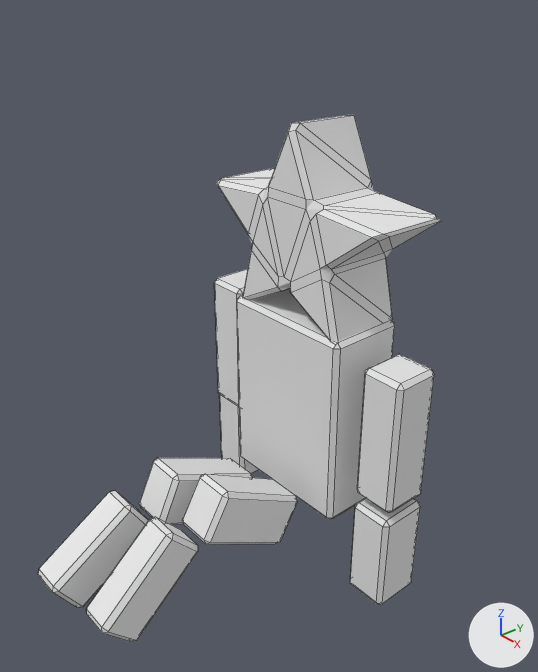
The Blender file starman/starman/res/model/hoshiman/hoshiman.blend, before and after one commit.
One viewpoint serves both versions: a 50 mm camera at (1.061, -0.987, 1.104) aimed at (0.036, -0.11, 0.424). Arrows for +X, +Y and +Z are at lower right; the lights stay in place. Both versions are drawn at frame 460 of the action 'Cube.003Action'; the numbers are the values there. Mesh edges are drawn as thin lines.
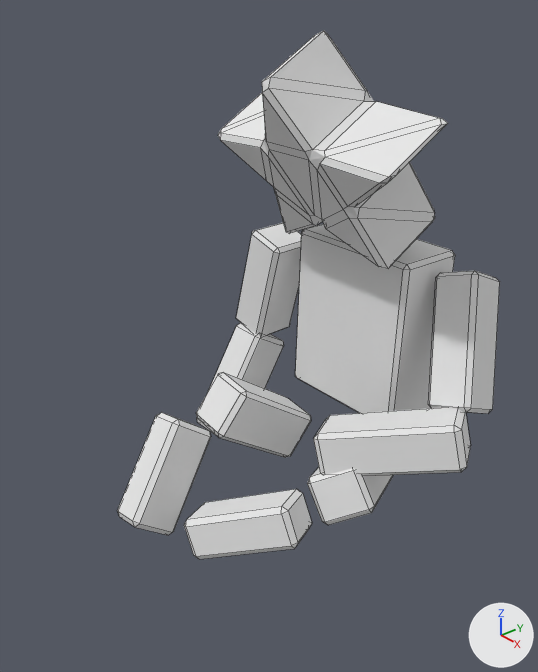
Patch to the scene script:
```diff
--- a/starman/starman/res/model/hoshiman/hoshiman.blend.py
+++ b/starman/starman/res/model/hoshiman/hoshiman.blend.py
@@ me_cube_007 @@
 me_cube_007.from_pydata(...)  # 24 vertices, 26 faces; spans x -0.042..0.037, y -0.061..0.044, z -0.1..0.123
 # used by ob_cube_005; location = (0.07, -0.465, 0.002); rotation_euler = (-0.855, 0.0, 0.0), in degrees (-49, 0, 0)
+# me_cube_007 part 1: the whole mesh is scaled about its middle by (1.12, 1, 1.08), then moved by (0.021, 0.0, 0.0)
 me_cube_007.materials.append(mat_material)
@@ me_cube_002 @@
 me_cube_002.from_pydata(...)  # 24 vertices, 26 faces; spans x -0.051..0.054, y -0.061..0.056, z -0.159..0.168
+# me_cube_002 part 2: the whole mesh is scaled about its middle by (1, 1, 0.847), then moved by (0.0, 0.0, 0.04)
 me_cube_002.materials.append(mat_material)
@@ me_cube_001 @@
 me_cube_001.from_pydata(...)  # 24 vertices, 26 faces; spans x -0.164..0.164, y -0.091..0.091, z -0.176..0.269
 # used by ob_cube; location = (0.0, 0.049, 0.159); rotation_euler = (0.0, -0.00684, 0.0), in degrees (0, -0.4, 0)
+# me_cube_001 part 3: the whole mesh is scaled about its middle by (1, 0.937, 0.895)
 me_cube_001.materials.append(mat_material)
@@ me_cube_005 @@
 me_cube_005.from_pydata(...)  # 24 vertices, 26 faces; spans x -0.043..0.055, y -0.08..0.039, z -0.097..0.142
+# me_cube_005 part 4: the whole mesh is scaled about its middle by (1, 1, 1.25), then moved by (-0.021, 0.0, 0.021)
 me_cube_005.materials.append(mat_material)
@@ me_cube_006 @@
 me_cube_006.from_pydata(...)  # 24 vertices, 26 faces; spans x -0.05..0.05, y -0.044..0.065, z -0.125..0.185
+# me_cube_006 part 5: the whole mesh is scaled about its middle by (1, 1, 0.928), then moved by (-0.023, 0.0, 0.029)
 me_cube_006.materials.append(mat_material)
@@ me_cube_009 @@
 me_cube_009.from_pydata(...)  # 24 vertices, 26 faces; spans x -0.049..0.046, y -0.065..0.054, z -0.119..0.116
 # used by ob_cube_007; location = (0.069, -0.216, 0.049); rotation_euler = (-2.097, 0.0, 0.0), in degrees (-120, 0, 0)
+# me_cube_009 part 6: the whole mesh is scaled about its middle by (1.12, 1, 1.13), then moved by (0.02, 0.0, 0.017)
 me_cube_009.materials.append(mat_material)
@@ me_cube_010 @@
 me_cube_010.from_pydata(...)  # 24 vertices, 26 faces; spans x -0.03..0.067, y -0.061..0.061, z -0.118..0.121
 # used by ob_cube_006; location = (-0.095, -0.229, 0.029); rotation_euler = (-2.015, 0.0, 0.0), in degrees (-115, 0, 0)
+# me_cube_010 part 7: the whole mesh is scaled about its middle by (1.17, 1, 1.1), then moved by (-0.011, 0.0, 0.023)
 me_cube_010.materials.append(mat_material)
@@ me_cube_011 @@
 me_cube_011.from_pydata(...)  # 24 vertices, 26 faces; spans x -0.058..0.025, y -0.03..0.075, z -0.095..0.127
 # used by ob_cube_008; location = (-0.054, -0.514, 0.026); rotation_euler = (-1.022, 0.0, 0.0), in degrees (-59, 0, 0)
+# me_cube_011 part 8: the whole mesh is scaled about its middle by (1.08, 1.06, 1.08), then moved by (-0.02, 0.011, 0.0)
 me_cube_011.materials.append(mat_material)
@@ ob_cylinder @@
 ob_cylinder = bpy.data.objects.new('Cylinder', me_cylinder)
-ob_cylinder.location = (0.0, 0.063, 0.547)
+ob_cylinder.location = (0.0, 0.119, 0.707)
+ob_cylinder.rotation_euler = (0.519, 0.0, 0.0)  # degrees (30, 0, 0)
@@ ob_cube_005 @@
 ob_cube_005 = bpy.data.objects.new('Cube.005', me_cube_007)
-ob_cube_005.location = (0.07, -0.465, 0.002)
-ob_cube_005.rotation_euler = (-0.855, 0.0, 0.0)  # degrees (-49, 0, 0)
+ob_cube_005.location = (0.102, -0.241, 0.079)
+ob_cube_005.rotation_euler = (-0.516, 1.117, 0.0)  # degrees (-30, 64, 0)
@@ ob_righthand @@
 ob_righthand = bpy.data.objects.new('RightHand', me_cube_003)
-ob_righthand.location = (-0.218, 0.061, -0.129)
+ob_righthand.location = (-0.277, -0.001, -0.037)
+ob_righthand.rotation_euler = (-0.556, 0.0, 0.0)  # degrees (-32, 0, 0)
@@ ob_cube_001 @@
 ob_cube_001 = bpy.data.objects.new('Cube.001', me_cube_002)
-ob_cube_001.location = (-0.237, 0.048, 0.257)
+ob_cube_001.location = (-0.286, 0.166, 0.332)
+ob_cube_001.rotation_euler = (0.0, 0.272, 0.0)  # degrees (0, 16, 0)
@@ ob_cube @@
 ob_cube = bpy.data.objects.new('Cube', me_cube_001)
-ob_cube.location = (0.0, 0.049, 0.159)
-ob_cube.rotation_euler = (0.0, -0.00684, 0.0)  # degrees (0, -0.4, 0)
+ob_cube.location = (0.0, 0.23, 0.296)
+ob_cube.rotation_euler = (-0.037, -0.00683, 0.000253)  # degrees (-2.1, -0.4, 0)
@@ ob_cube_003 @@
 ob_cube_003 = bpy.data.objects.new('Cube.003', me_cube_005)
-ob_cube_003.location = (0.249, 0.062, -0.084)
+ob_cube_003.location = (0.219, 0.026, 0.191)
+ob_cube_003.rotation_euler = (-0.558, 1.269, 0.0)  # degrees (-32, 73, 0)
@@ ob_cube_004 @@
 ob_cube_004 = bpy.data.objects.new('Cube.004', me_cube_006)
-ob_cube_004.location = (0.257, 0.028, 0.204)
+ob_cube_004.location = (0.309, 0.203, 0.346)
+ob_cube_004.rotation_euler = (-0.449, -0.314, 0.148)  # degrees (-26, -18, 8.5)
@@ ob_cube_007 @@
 ob_cube_007 = bpy.data.objects.new('Cube.007', me_cube_009)
-ob_cube_007.location = (0.069, -0.216, 0.049)
-ob_cube_007.rotation_euler = (-2.097, 0.0, 0.0)  # degrees (-120, 0, 0)
+ob_cube_007.location = (0.163, 0.004, 0.101)
+ob_cube_007.rotation_euler = (-2.167, 0.977, 0.0)  # degrees (-124, 56, 0)
@@ ob_cube_006 @@
 ob_cube_006 = bpy.data.objects.new('Cube.006', me_cube_010)
-ob_cube_006.location = (-0.095, -0.229, 0.029)
-ob_cube_006.rotation_euler = (-2.015, 0.0, 0.0)  # degrees (-115, 0, 0)
+ob_cube_006.location = (-0.104, -0.059, 0.152)
+ob_cube_006.rotation_euler = (-2.205, 0.0528, -0.0672)  # degrees (-126, 3, -3.9)
@@ ob_cube_008 @@
 ob_cube_008 = bpy.data.objects.new('Cube.008', me_cube_011)
-ob_cube_008.location = (-0.054, -0.514, 0.026)
-ob_cube_008.rotation_euler = (-1.022, 0.0, 0.0)  # degrees (-59, 0, 0)
+ob_cube_008.location = (-0.055, -0.338, 0.12)
+ob_cube_008.rotation_euler = (-0.67, -0.219, 0.0)  # degrees (-38, -13, 0)
```

Pixel boxes (x1, y1, x2, y2) of what changed, in the pictures (538 x 672 px):
'Cylinder', moved, turned: before (216, 115, 441, 343); after (218, 31, 447, 269)
'Cube', mesh rescaled, moved, turned: before (237, 288, 395, 519); after (295, 224, 455, 413)
'Cube.004', mesh rescaled, moved, turned: before (357, 354, 434, 513); after (428, 271, 500, 414)
'Cube.003', mesh rescaled, moved, turned: before (350, 498, 420, 604); after (313, 407, 471, 476)
'Cube.005', mesh rescaled, moved, turned: before (87, 517, 198, 642); after (184, 489, 312, 559)
'Cube.008', mesh rescaled, moved, turned: before (38, 491, 149, 608); after (117, 412, 211, 535)
'Cube.006', mesh rescaled, moved, turned: before (139, 458, 252, 525); after (196, 373, 311, 457)
'Cube.007', mesh rescaled, moved, turned: before (182, 474, 297, 544); after (307, 468, 393, 525)
'Cube.001', mesh rescaled, moved, turned: before (214, 269, 248, 406); after (236, 223, 301, 336)
'RightHand', moved, turned: before (220, 395, 259, 473); after (197, 323, 284, 434)
